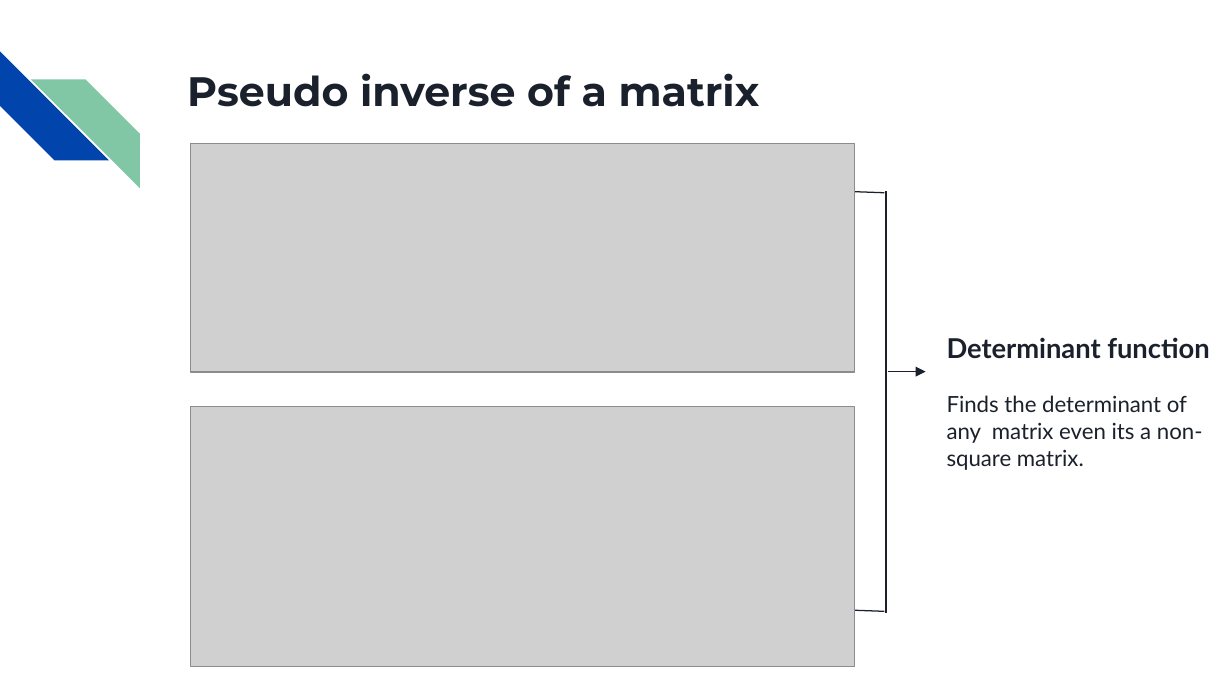
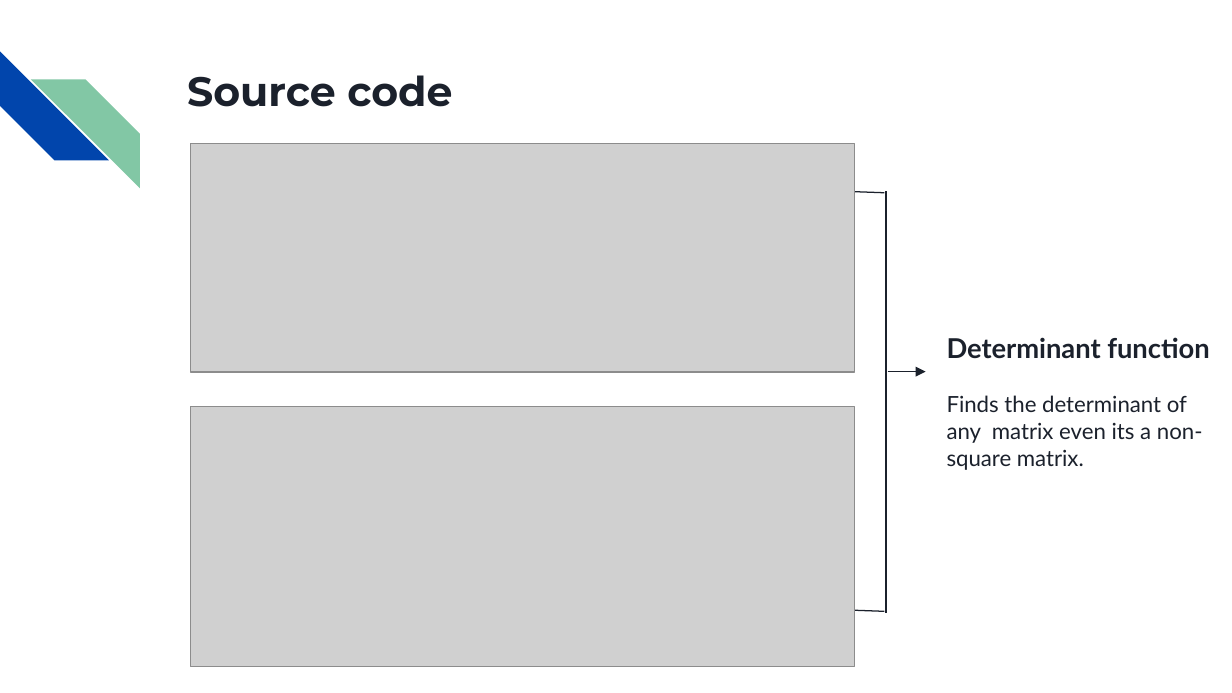
Before and after one commit to AhnafMubashshir/SPL-1, a slide deck: slide 13 of SPL-1 Matrix Factorization (mid presentation).pptx (slide 12 before the commit). Drawn at 1232x693 pixels with LibreOffice and Linux fonts; fonts in the diff are those of the drawing; grey boxes stand for pictures. Boxes give left, top, right and bottom in pixels: in the first picture for what was removed or moved away, otherwise in the second. Text is boxed around its words. In the diff, an @@ line names an element or a change of style, - is before the commit and + after.

```diff
--- a/SPL-1 Matrix Factorization (mid presentation).pptx
+++ b/SPL-1 Matrix Factorization (mid presentation).pptx
@@ title at box(187, 75, 452, 107): text changed @@
-Pseudo inverse of a matrix
+Source code
```
Also in this commit, not shown: 3 other slides changed, 8 slides added, 9 slides removed, 47 other files.
